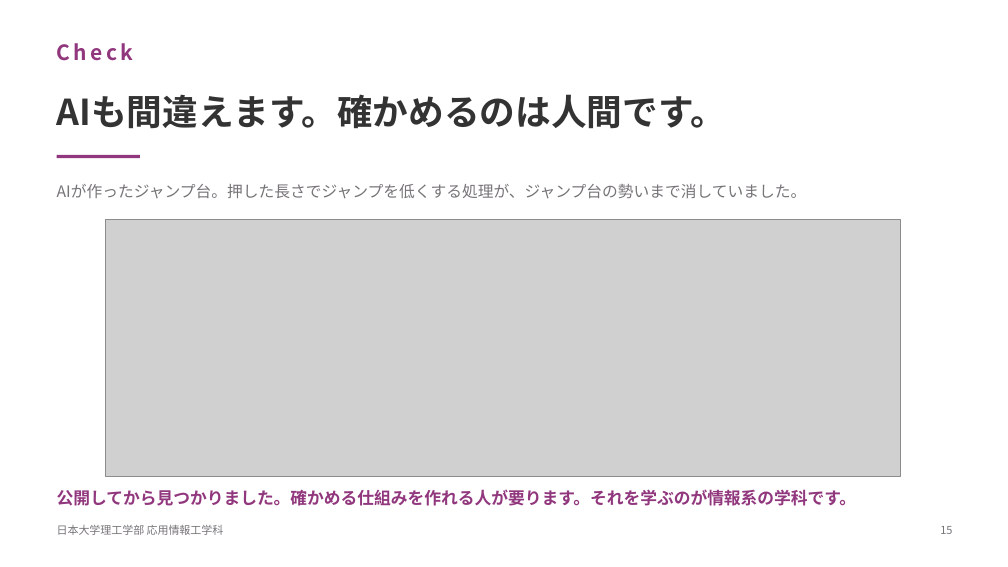
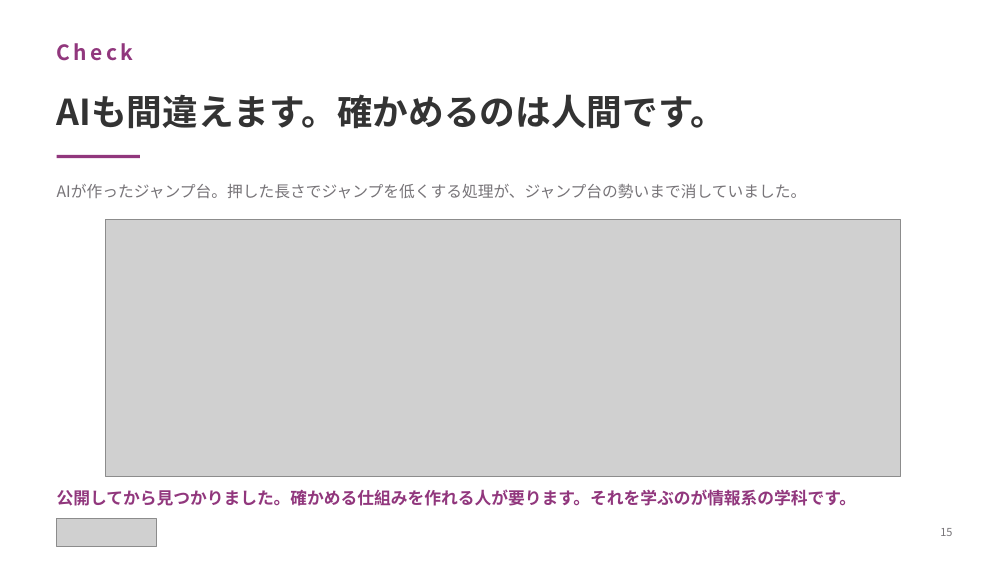
Before and after one commit to yutakaJssst/narashino-visit-2, a slide deck: slide 15 of slides/nichinara20260908.pptx. Drawn at 1008x567 pixels with LibreOffice and Linux fonts; fonts in the diff are those of the drawing; grey boxes stand for pictures. Boxes give left, top, right and bottom in pixels: in the first picture for what was removed or moved away, otherwise in the second. Text is boxed around its words. In the diff, an @@ line names an element or a change of style, - is before the commit and + after.

```diff
--- a/slides/nichinara20260908.pptx
+++ b/slides/nichinara20260908.pptx
@@ rectangle added at [49, 511, 164, 554], fill #FFFFFF @@
@@ text removed at [57, 525, 224, 535] @@
-日本大学理工学部 応用情報工学科
@@ picture added at [57, 519, 157, 547] @@
```
Also in this commit, not shown: 16 other slides changed, 4 other files.
